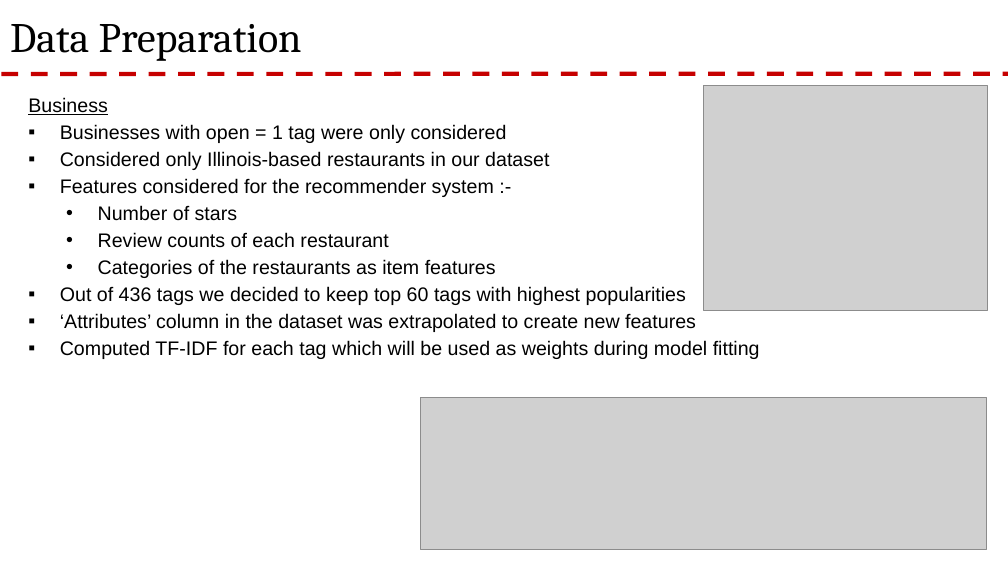
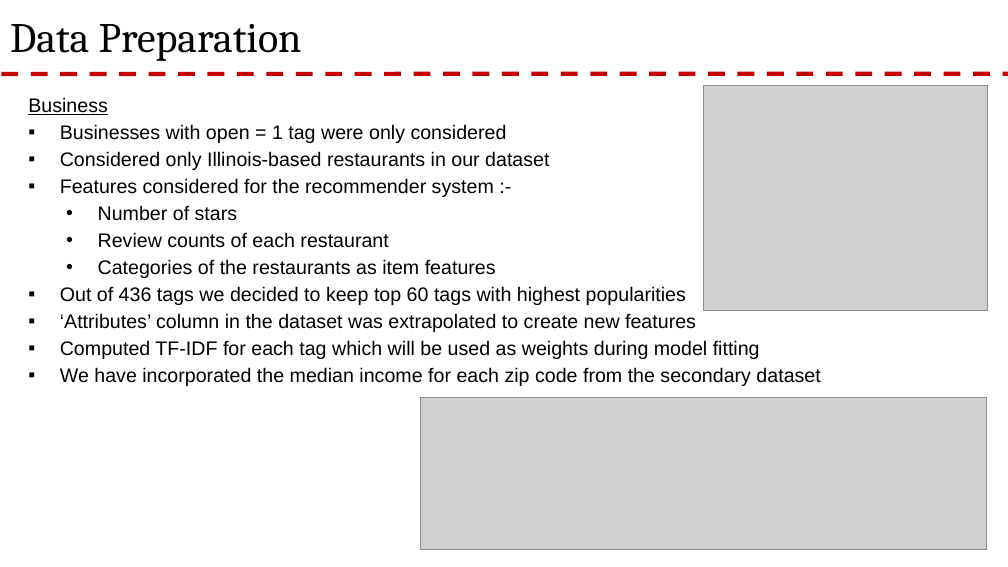
Before and after one commit to rnair7163/Restaurant-Recommendation-System-using-Yelp-Dataset, a slide deck: slide 8 of PPT/Yelp Presentation.pptx (slide 6 before the commit). Drawn at 1008x567 pixels with LibreOffice and Linux fonts; fonts in the diff are those of the drawing; grey boxes stand for pictures; background and template pictures are left out. Boxes give left, top, right and bottom in pixels: in the first picture for what was removed or moved away, otherwise in the second. Text is boxed around its words. In the diff, an @@ line names an element or a change of style, - is before the commit and + after.

```diff
--- a/PPT/Yelp Presentation.pptx
+++ b/PPT/Yelp Presentation.pptx
@@ text at box(60, 367, 820, 386): paragraph added @@
+▪ We have incorporated the median income for each zip code from the secondary dataset
```
Also in this commit, not shown: 3 other slides changed, 2 slides added.
